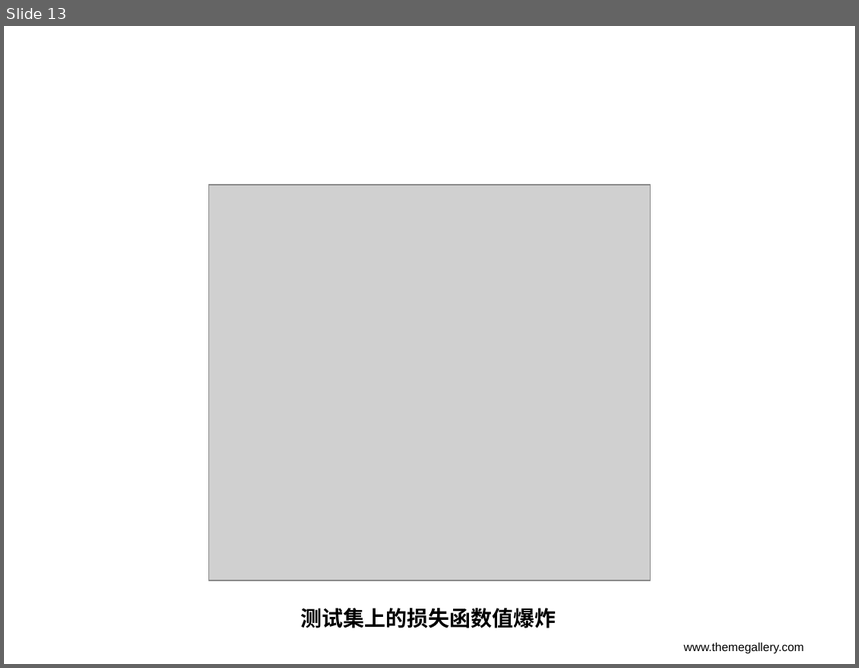
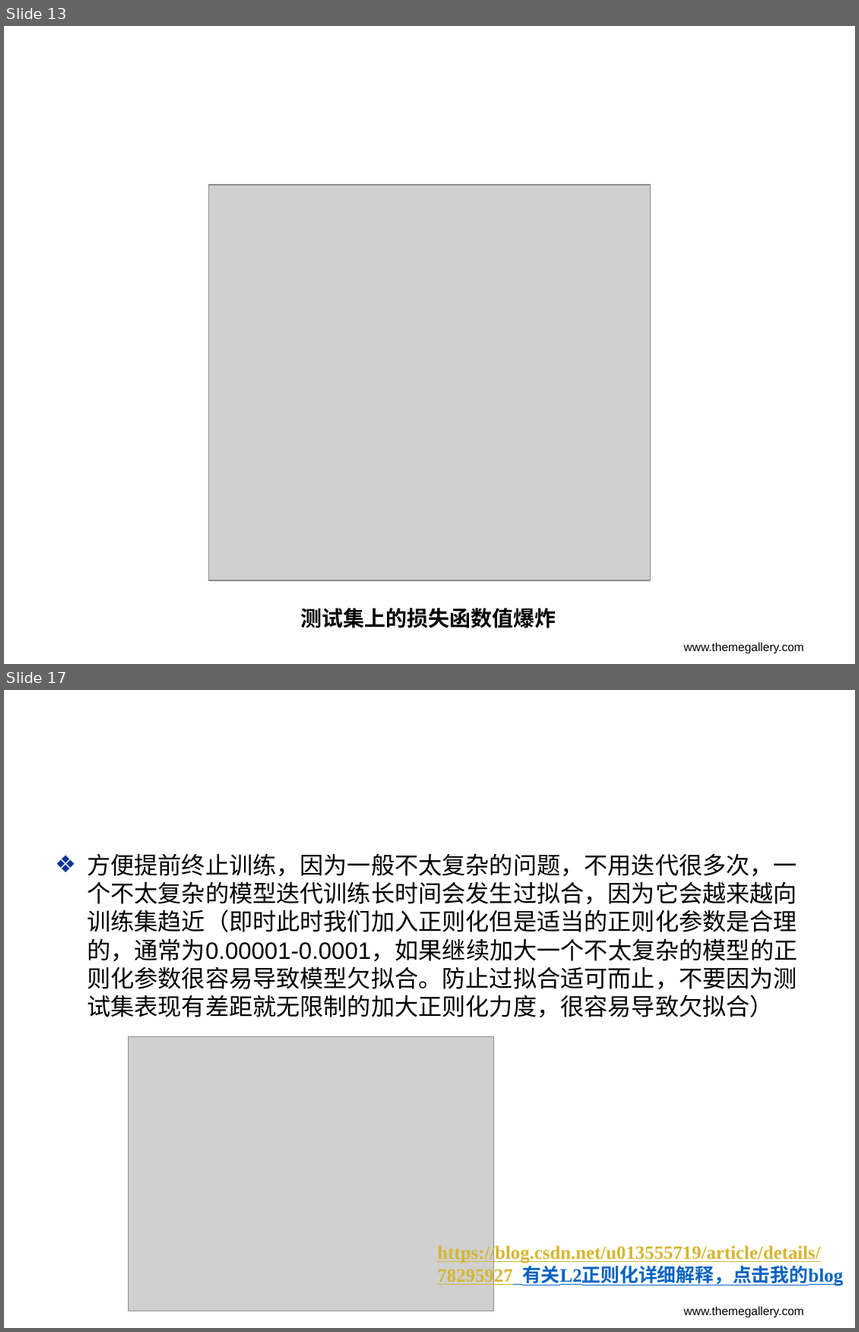
Before and after one commit to Asurada2015/Test, a slide deck: Prediction based on convolutional neural network/worklog/Deeplearning tricks.pptx. Shown one above the other, each under a label of ours: slide 13 before the commit, slides 13 and 17 after it; the slides between them are not shown. The pictures are 859x668 and 859x1332 pixels, drawn with LibreOffice and Linux fonts; fonts in the diff are those of the drawing; grey boxes stand for pictures; background and template pictures are left out. Boxes give left, top, right and bottom in pixels: in the first picture for what was removed or moved away, otherwise in the second. Text is boxed around its words. In the diff, an @@ line names an element or a change of style, - is before the commit and + after.

```diff
--- a/Prediction based on convolutional neural network/worklog/Deeplearning tricks.pptx
+++ b/Prediction based on convolutional neural network/worklog/Deeplearning tricks.pptx
@@ slide 17 added at <box>4,690,855,1328</box>, background picture (left out) @@
@@ text added at <box>87,854,797,1018</box>, 20 pt, text #000000 @@
+❖ 方便提前终止训练，因为一般不太复杂的问题，不用迭代很多次，一个不太复杂的模型迭代训练长时间会发生过拟合，因为它会越来越向训练集趋近（即时此时我们加入正则化但是适当的正则化参数是合理的，通常为0.00001-0.0001，如果继续加大一个不太复杂的模型的正则化参数很容易导致模型欠拟合。防止过拟合适可而止，不要因为测试集表现有差距就无限制的加大正则化力度，很容易导致欠拟合）
@@ title added at <box>87,967,797,1018</box>, 32 pt, text #FFFFFF, bold @@
+可视化分析
@@ picture added at <box>129,1037,494,1312</box> @@
@@ text added at <box>437,1244,843,1287</box>, 16 pt, text #D5B631, bold, underline @@
+https://blog.csdn.net/u013555719/article/details/78295927 有关L2正则化详细解释，点击我的blog
@@ text added at <box>684,1306,804,1319</box>, 10 pt, text #000000 @@
+www.themegallery.com
```
Also in this commit, not shown: 1 slide changed, 9 other slides added, 1 other file.
